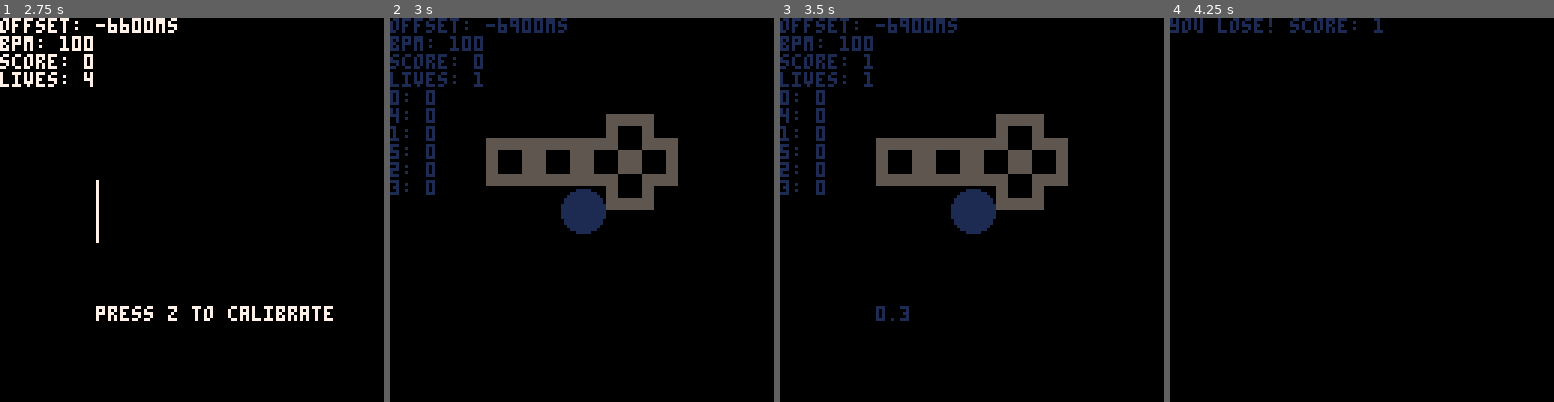
Above: before the commit, frames 1-4 (left to right).
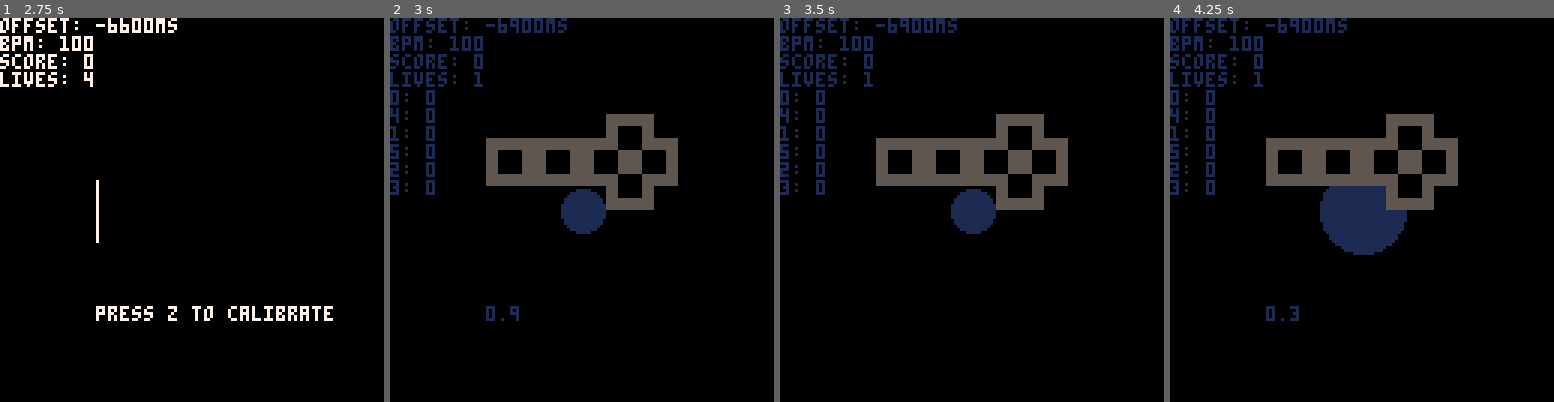
Above: after the commit, the same moments.

Repository: Bakawy/Pico_Games
Game: PICO-8 cartridge beat_game.p8
Same seed, same stepped clock (60 frames per second), same inputs: the game is played once before the commit and once after it.
Inputs:
- Up to frame 1 (2.75 s): tap X (X key) at 0.33, 1.07, 1.85 s; tap O (Z key) at 0.7, 1.7, 2.1, 2.5 s; hold Right 1.6-2.1 s; hold Up 2.15-2.42 s; hold Right from 2.47 s (still down)
- Up to frame 2 (3 s): keep holding Right; tap O (Z key) at 2.9 s; tap X (X key) at 2.97 s
- Up to frame 3 (3.5 s): release Right at 3.03 s; hold Left from 3.08 s (still down); tap O (Z key) at 3.3 s
- Up to frame 4 (4.25 s): release Left at 3.58 s; hold Down 3.63-3.97 s; tap O (Z key) at 3.7, 4.1 s; hold Right from 4.02 s (still down); tap X (X key) at 4.08 s

Frame 1 is identical in both runs. In frame 2, 0.1% of the frame differs, in the area x 25-34%, y 75-79%; in frame 3, 0.2%; in frame 4, 11%, in the area x 0-75%, y 0-79%.

Commit message:
changed alot of stuff

Diff:
--- a/beat_game.p8
+++ b/beat_game.p8
@@ -27,7 +27,9 @@
 
     score=0
     lives=4
-
+    average_spd = spd
+    spd_range = 3
+    gamestate = 0 -- 0 calibration | 1 game | 2 lose
 
 	setspd(spd)
 	music(song)
@@ -70,10 +72,12 @@
     music_change=false
 
     -- Game systems
-    if calibrating then
+    if gamestate == 0 then
         handle_calibration()
-    else
+    elseif gamestate == 1 then
         timing = checktiming()
+    elseif gamestate == 2 then
+        lose_menu()
     end
 
     if pulse > 0 then
@@ -95,10 +99,12 @@
         print(k..": "..v)
     end
     drawtext()
-    if calibrating then
+    if gamestate == 0 then
         draw_calibration()
-    else
+    elseif gamestate == 1 then
         draw_game()
+    elseif gamestate == 2 then
+        draw_menu()
     end
 end
 
@@ -186,16 +192,18 @@
     end
 
     if lives <= 0 then
-        cls()
-        stop("you lose! score: "..score, 0, 0, 1)
+        initlose()
     end
 
     return timing
 end
 
 function initgame()
+    gamestate = 1
+    average_spd = spd
     if score > 0 then
-        spd -= 1
+        average_spd -= 0.5
+        spd = randint(flr(average_spd - spd_range/2), ceil(average_spd + spd_range/2))
         setspd(spd)
     end
 	music(-1)
@@ -214,7 +222,18 @@
         [5]=0,--X
     }
     local inputs = {0, 1, 2, 3, 4, 5}
-    if score > 50 then
+    if score > 150 then
+        local rhythm = {1, 1, 1, 0,}
+        shuffle(rhythm)
+        for i=1, #rhythm do
+            if rhythm[i] == 1 then
+                local input = rnd(inputs)
+                del(inputs, input)
+                playinput(input, 4 + (i - 1)/2)
+                playinput(input, 6 + (i - 1)/2)
+            end
+        end
+    elseif score > 100 then
         local rhythm = {1, 1, 0, 0,}
         shuffle(rhythm)
         for i=1, #rhythm do
@@ -225,11 +244,18 @@
                 playinput(input, 6 + (i - 1)/2)
             end
         end
-    else
+    elseif score > 50 then
         for i=1,4 do
             local input = rnd(inputs)
             del(inputs, input)
             playinput(input, 3+i)
+        end
+    else
+        for i=1,2 do
+            local input = rnd(inputs)
+            del(inputs, input)
+            playinput(input, 3+i)
+            playinput(input, 5+i)
         end
     end
     for i in all(expected_inputs) do
@@ -273,6 +299,38 @@
 end
 
 -->8
+-- game menu
+function initlose()
+    gamestate = 2
+    music(-1)
+    menu_items = {"start game", "options"}
+    menu_text = {"you lose :(", "score: "..score}
+    selected = 1
+end
+
+function lose_menu()
+
+    if btnp(2) then -- up
+        selected -= 1
+    elseif btnp(3) then -- down
+        selected += 1
+    end
+
+    if selected < 1 then selected = #menu_items end
+    if selected > #menu_items then selected = 1 end
+
+    if btnp(4) or btnp(5) then
+        if menu_items[selected] == "start game" then
+            lives = 4
+            spd = 18
+            initgame()
+        elseif menu_items[selected] == "options (WIP)" then
+            printh("options menu")
+        end
+    end
+end
+
+-->8
 -- calibration system
 function handle_calibration()
     local target_beat = calib_target_beats[1]
@@ -287,7 +345,7 @@
     end
 
     if #calib_target_beats == 0 then
-        calibrating = false
+        gamestate = 1
 		initgame()
     end
 end
@@ -390,6 +448,35 @@
     pal()
 end
 
+function draw_menu()
+    cls()
+    print("main menu", 44, 20, 7)
+
+    for i, item in ipairs(menu_text) do
+        print(item, 0, i * 10)
+    end
+
+    for i, item in ipairs(menu_items) do
+        local y = 40 + i * 10
+        if i == selected then
+            print("> "..item, 36, y, 11)
+        else
+            print(item, 44, y, 6)
+        end
+    end
+end
+
+function drawtext()
+    for text in all(temptext) do
+        print(text.words, text.x, text.y)
+        text.len -= 1
+        if text.len <= 0 then
+            del(temptext, text)
+        end
+    end
+end
+-->8
+-- helper functions
 function ease_out_quad(x)
     return 1 - (1 - x) * (1 - x)
 end
@@ -417,17 +504,6 @@
     local j = flr(rnd(i)) + 1  -- j ranges from 1 to i
     t[i], t[j] = t[j], t[i]
   end
-end
-
-
-function drawtext()
-    for text in all(temptext) do
-        print(text.words, text.x, text.y)
-        text.len -= 1
-        if text.len <= 0 then
-            del(temptext, text)
-        end
-    end
 end
 -->8
 -- audio scheduling
